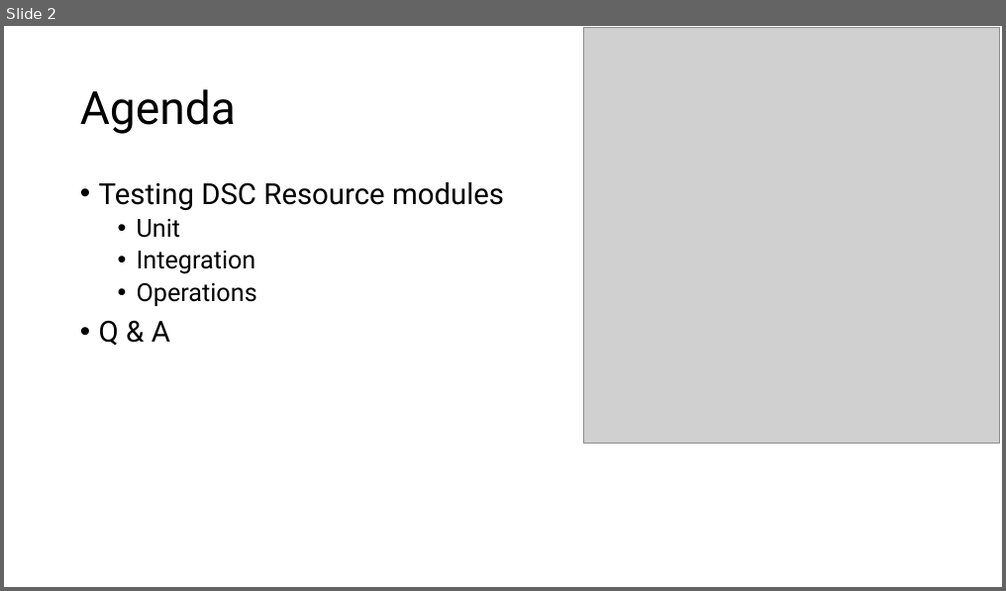
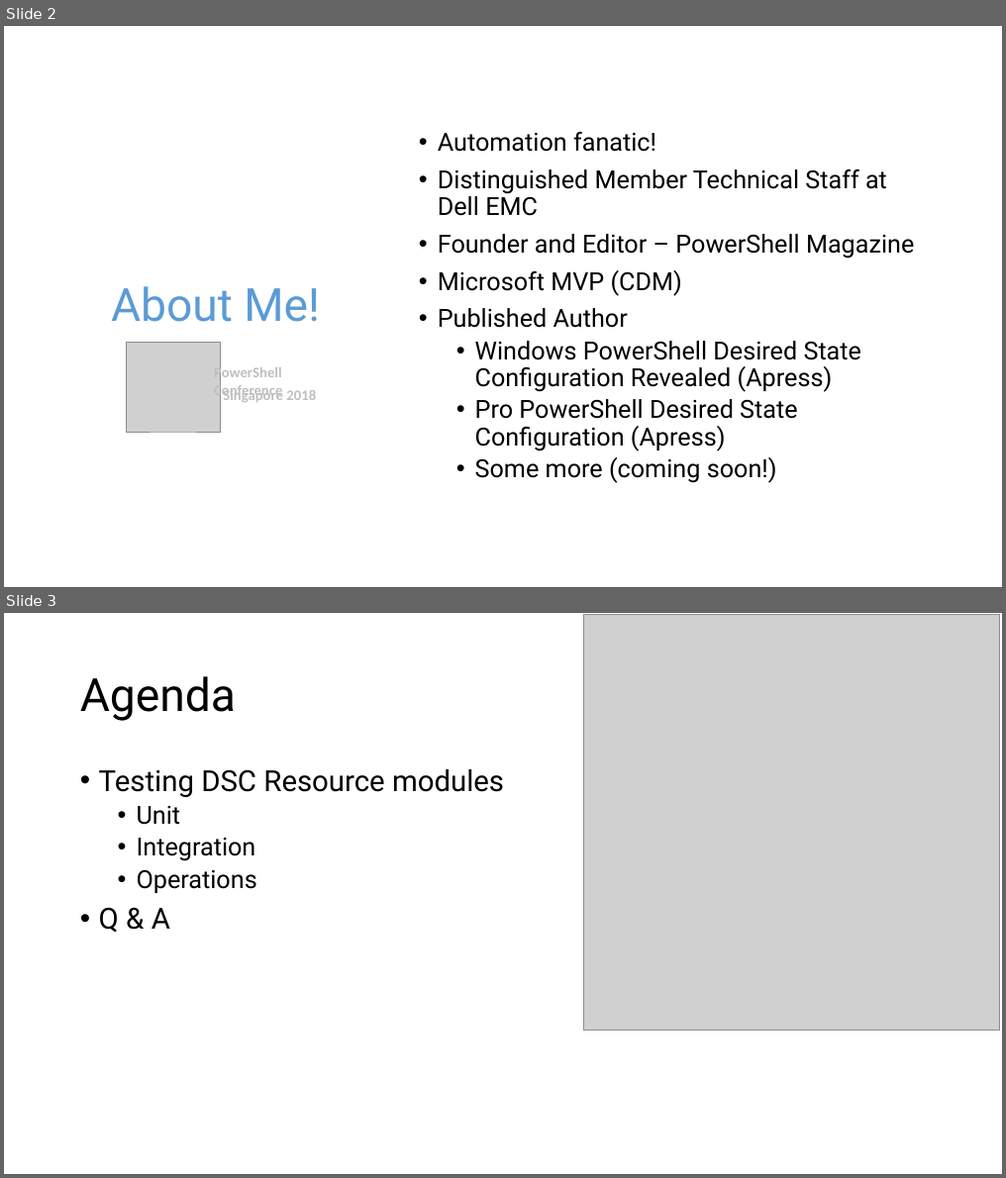
Before and after one commit to rchaganti/Presentations, a slide deck: psconfAsia2018/DSC-Workshop/PSConf_Asia-DSC_OVF.pptx. Shown one above the other, each under a label of ours: slide 2 before the commit, slides 2 and 3 after it. The pictures are 1006x591 and 1006x1178 pixels, drawn with LibreOffice and Linux fonts; fonts in the diff are those of the drawing; grey boxes stand for pictures. Boxes give left, top, right and bottom in pixels: in the first picture for what was removed or moved away, otherwise in the second. Text is boxed around its words. In the diff, an @@ line names an element or a change of style, - is before the commit and + after.

```diff
--- a/psconfAsia2018/DSC-Workshop/PSConf_Asia-DSC_OVF.pptx
+++ b/psconfAsia2018/DSC-Workshop/PSConf_Asia-DSC_OVF.pptx
@@ slide 2 added at box(4, 26, 1002, 587), background #FFFFFF @@
@@ text added at box(438, 132, 914, 483), 24 pt, text #000000 @@
+• Automation fanatic!
+• Distinguished Member Technical Staff at Dell EMC
+• Founder and Editor – PowerShell Magazine
+• Microsoft MVP (CDM)
+• Published Author
+  • Windows PowerShell Desired State Configuration Revealed (Apress)
+  • Pro PowerShell Desired State Configuration (Apress)
+  • Some more (coming soon!)
@@ title added at box(111, 286, 320, 322), 44 pt, text #5B9BD5 @@
+About Me!
@@ picture added at box(126, 342, 221, 432) @@
@@ text added at box(214, 366, 282, 400), 14 pt, text #BFBFBF, bold @@
+PowerShell Conference
@@ text added at box(223, 388, 316, 402), 14 pt, text #BFBFBF, bold @@
+Singapore 2018
@@ what was slide 2 is now slide 3 @@
```
Also in this commit, not shown: 1 slide changed, 4 other files.
